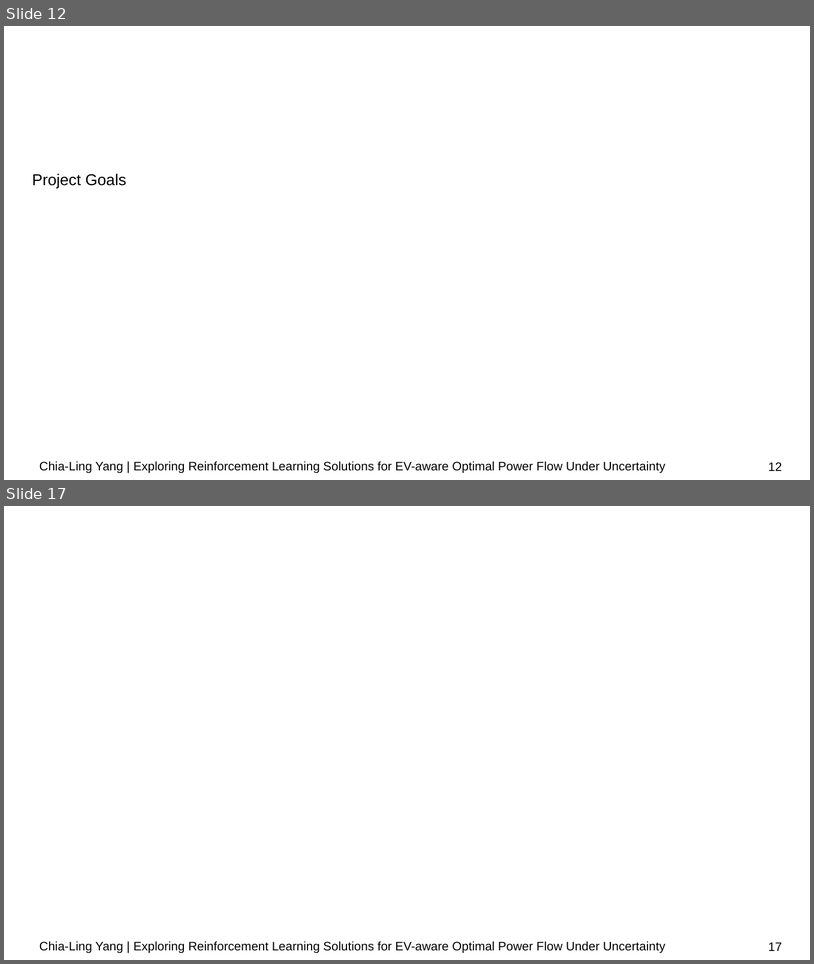
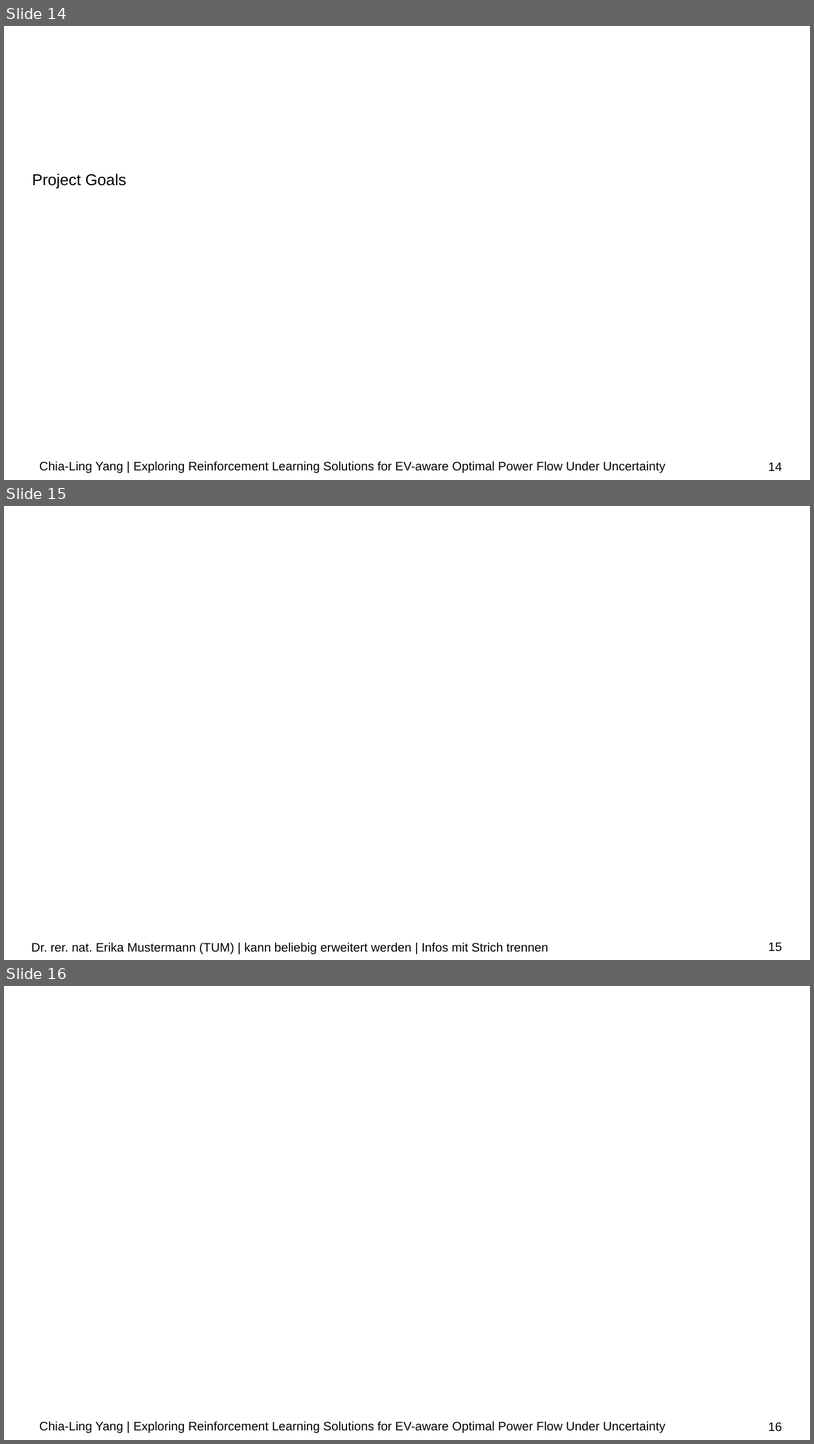
Before and after one commit to chialingyang7718/RL_OPF_EVaware, a slide deck: Mid-term Presentation.pptx. Shown one above the other, each under a label of ours: slides 12 and 17 before the commit, slides 14, 15 and 16 after it; the slides between them are not shown. The pictures are 814x964 and 814x1444 pixels, drawn with LibreOffice and Linux fonts; fonts in the diff are those of the drawing; background and template pictures are left out. Boxes give left, top, right and bottom in pixels: in the first picture for what was removed or moved away, otherwise in the second. Text is boxed around its words. In the diff, an @@ line names an element or a change of style, - is before the commit and + after.

```diff
--- a/Mid-term Presentation.pptx
+++ b/Mid-term Presentation.pptx
@@ slide 15 added at [4, 506, 810, 960], background #FFFFFF @@
@@ text added at [32, 942, 549, 954], 11 pt, text #000000 @@
+Dr. rer. nat. Erika Mustermann (TUM) | kann beliebig erweitert werden | Infos mit Strich trennen
@@ page number added at [768, 942, 782, 951], 11 pt, text #000000 @@
+15
@@ what was slide 12 is now slide 14 @@
@@ page number at [768, 462, 782, 471]: text changed @@
-12
+14
@@ what was slide 17 is now slide 16 @@
@@ page number at [768, 1422, 782, 1431]: text changed @@
-17
+16
```
Also in this commit, not shown: 6 slides changed, 2 slides removed, 2 other files.
